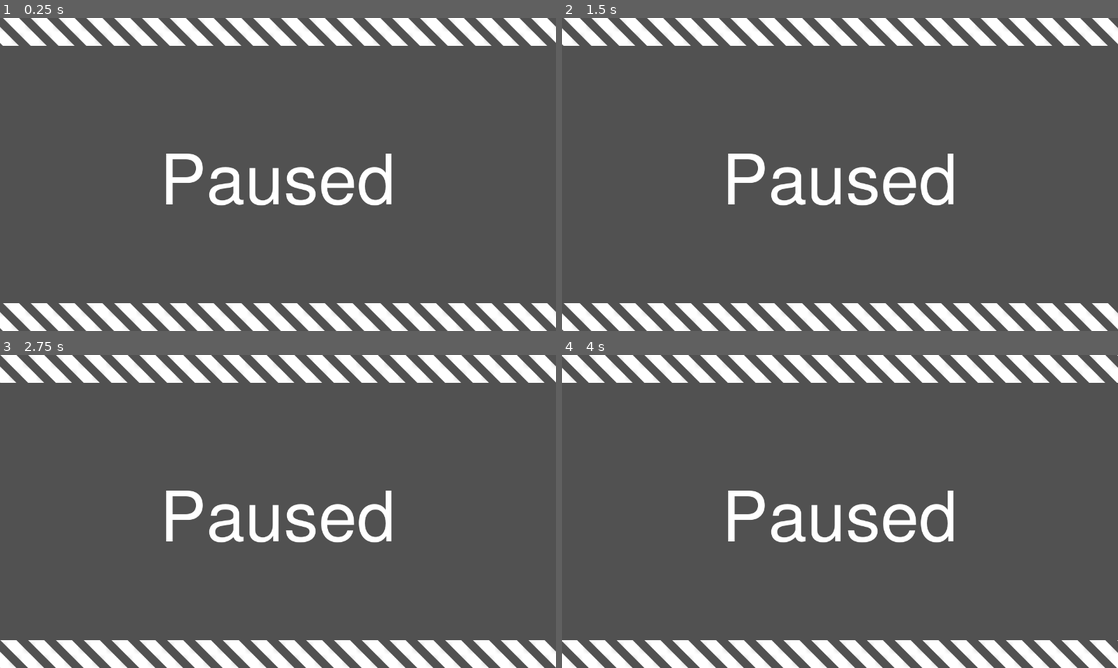
Above: before the commit, frames 1-4 (two rows, left to right).
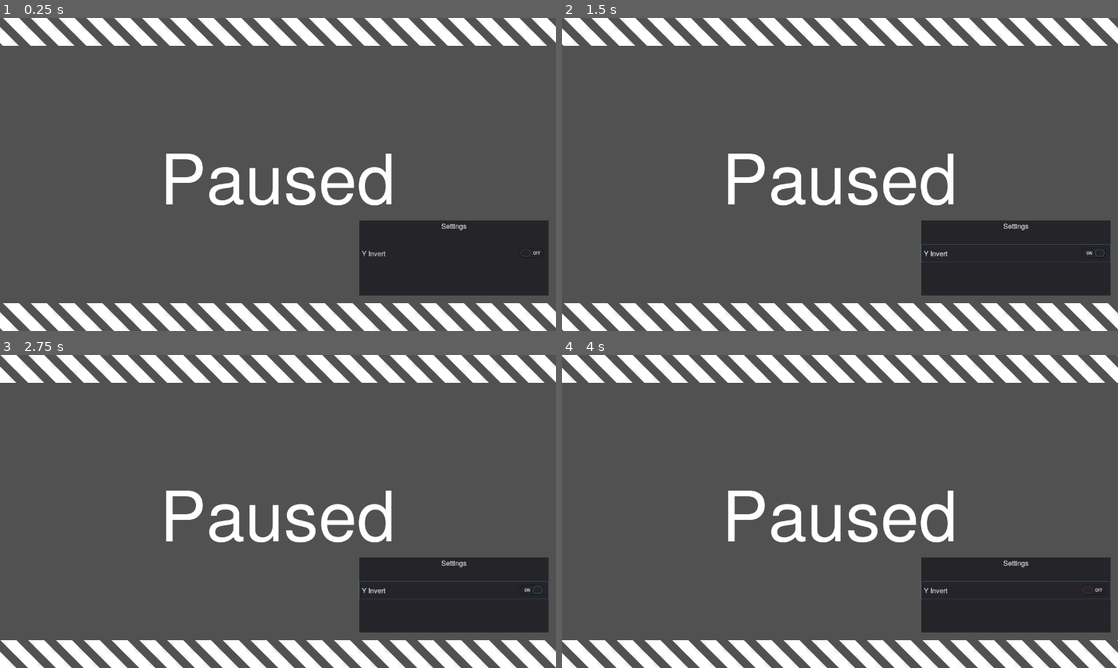
Above: after the commit, the same moments.

Repository: danbolt/7dfps-2022
Game: Godot game, scene res://hud_elements/pause_root.tscn
The game is run twice, just before and just after one commit, with the same random seed, the same clock (stepped at 60 frames per second) and the same inputs. This scene is started directly instead of the project's main scene.
Inputs (mouse positions are in pixels of both pictures, inside the frame that each line leads up to):
- Up to frame 1 (0.25 s): no input
- Up to frame 2 (1.5 s): click (1017, 252) at 0.5 s, where only the run after the commit has a clickable "Y Invert"; move the mouse to (962, 158) at 1.27 s; hold D (step_right) from 1.28 s (still down)
- Up to frame 3 (2.75 s): tap Space (jump) at 1.52, 2.27 s; move the mouse to (166, 527) at 2.02 s; release D (step_right) at 2.03 s; hold S (step_backward) from 2.03 s (still down)
- Up to frame 4 (4 s): move the mouse to (895, 442) at 2.77 s; release S (step_backward) at 2.78 s; hold D (step_right) 2.78-3.53 s; move the mouse to (812, 574) at 3.52 s; hold W (step_forward) from 3.53 s (still down); tap Space (jump) at 3.77 s

The runs differ from the first frame. In frame 1, 8.1% of the frame differs, in the area x 64-99%, y 64-89%; in frame 2, 8.1%; in frame 3, 8.1%; in frame 4, 8.1%.
Error after the commit: Parse Error: Expected end of statement ("var"), got Identifier ("y_invert_toggle") instead. (res://hud_elements/SettingsPanel.gd:10)

Commit message:
Toggle y invert

Diff:
--- /dev/null
+++ b/etc/PlayerSettings.gd
@@ -0,0 +1,11 @@
+extends Node
+export var y_invert: bool = false
+
+func _ready():
+	pass # Replace with function body.
+
+func get_y_invert():
+	return y_invert
+
+func set_y_invert(val: bool):
+	y_invert = val
--- a/etc/game_root.gd
+++ b/etc/game_root.gd
@@ -23,7 +23,9 @@
 		unpause_game()
 
 func _ready():
-	unpause_game()
+	get_tree().paused = false
+	pause_root.visible = false
+	Input.mouse_mode = Input.MOUSE_MODE_CAPTURED
 
 	var _pause_connect_result = pause_root.connect("done_exiting", self, "on_decorators_done")
 
--- /dev/null
+++ b/fonts/tex_gyre_heros/tex_gyre_ui.tres
@@ -0,0 +1,6 @@
+[gd_resource type="DynamicFont" load_steps=2 format=2]
+
+[ext_resource path="res://fonts/tex_gyre_heros/texgyreheros-regular.otf" type="DynamicFontData" id=1]
+
+[resource]
+font_data = ExtResource( 1 )
--- a/gameobjects/player_character.gd
+++ b/gameobjects/player_character.gd
@@ -6,8 +6,6 @@
 
 export var movement_speed: float = 5.216
 export var turn_speed: float = 0.07125
-
-export var y_invert: bool = false
 
 var move_speed: Vector3 = Vector3.ZERO
 
@@ -20,12 +18,15 @@
 	mouse_move_accumulation += (event as InputEventMouseMotion).relative * BESPOKE_MOUSE_SENSITIVITY_MODIFIER
 
 func _physics_process(_delta):
+	var player_settings = get_node("/root/PlayerSettings")
+	var y_invert = player_settings.get_y_invert()
+
 	var moveVector = Vector2(Input.get_axis("step_left", "step_right"), Input.get_axis("step_backward", "step_forward"))
 	var turnVector = Vector2(Input.get_axis("turn_left", "turn_right"), Input.get_axis("turn_down", "turn_up"))
 
 	# Turn the camera
 	camera.global_rotate(Vector3.UP, turnVector.x * -1.0 * turn_speed)
-	camera.global_rotate(camera.transform.basis.x, turnVector.y * turn_speed)
+	camera.global_rotate(camera.transform.basis.x, turnVector.y * turn_speed * (-1.0 if y_invert else 1.0 ))
 
 	# Mouselook for camera turning
 	if (not mouse_move_accumulation.is_equal_approx(Vector2.ZERO)):
--- /dev/null
+++ b/hud_elements/SettingsPanel.gd
@@ -0,0 +1,10 @@
+extends Panel
+
+onready var y_invert_toggle: CheckButton = $VBoxContainer/YInvert
+
+func on_y_invert_toggled(pressed: bool):
+	var player_settings = get_node("/root/PlayerSettings")
+	player_settings.set_y_invert(pressed)
+
+func _ready():
+	var _on_connect_y_invert y_invert_toggle.connect("toggled", self, "on_y_invert_toggled")
--- /dev/null
+++ b/hud_elements/SettingsPanel.tscn
@@ -0,0 +1,28 @@
+[gd_scene load_steps=3 format=2]
+
+[ext_resource path="res://hud_elements/default_theme.tres" type="Theme" id=1]
+[ext_resource path="res://hud_elements/SettingsPanel.gd" type="Script" id=2]
+
+[node name="SettingsPanel" type="Panel"]
+margin_right = 436.0
+margin_bottom = 172.0
+theme = ExtResource( 1 )
+script = ExtResource( 2 )
+
+[node name="VBoxContainer" type="VBoxContainer" parent="."]
+margin_right = 436.0
+margin_bottom = 172.0
+
+[node name="Label" type="Label" parent="VBoxContainer"]
+margin_right = 436.0
+margin_bottom = 51.0
+text = "Settings
+"
+align = 1
+valign = 1
+
+[node name="YInvert" type="CheckButton" parent="VBoxContainer"]
+margin_top = 55.0
+margin_right = 436.0
+margin_bottom = 95.0
+text = "Y Invert"
--- /dev/null
+++ b/hud_elements/default_theme.tres
@@ -0,0 +1,6 @@
+[gd_resource type="Theme" load_steps=2 format=2]
+
+[ext_resource path="res://fonts/tex_gyre_heros/tex_gyre_ui.tres" type="DynamicFont" id=1]
+
+[resource]
+default_font = ExtResource( 1 )
--- a/hud_elements/pause_root.tscn
+++ b/hud_elements/pause_root.tscn
@@ -1,8 +1,9 @@
-[gd_scene load_steps=4 format=2]
+[gd_scene load_steps=5 format=2]
 
 [ext_resource path="res://fonts/tex_gyre_heros/tex_gyre_logotype.tres" type="DynamicFont" id=1]
 [ext_resource path="res://hud_elements/angle_white.png" type="Texture" id=2]
 [ext_resource path="res://hud_elements/pause_root.gd" type="Script" id=3]
+[ext_resource path="res://hud_elements/SettingsPanel.tscn" type="PackedScene" id=4]
 
 [node name="pause_root" type="Control"]
 pause_mode = 2
@@ -52,3 +53,9 @@
 texture = ExtResource( 2 )
 stretch_mode = 2
 flip_h = true
+
+[node name="SettingsPanel" parent="." instance=ExtResource( 4 )]
+margin_left = 827.0
+margin_top = 466.0
+margin_right = 1263.0
+margin_bottom = 638.0
--- a/project.godot
+++ b/project.godot
@@ -35,6 +35,10 @@
 config/name="7dfps-2022"
 run/main_scene="res://etc/game_root.tscn"
 config/icon="res://icon.png"
+
+[autoload]
+
+PlayerSettings="*res://etc/PlayerSettings.gd"
 
 [display]
 
